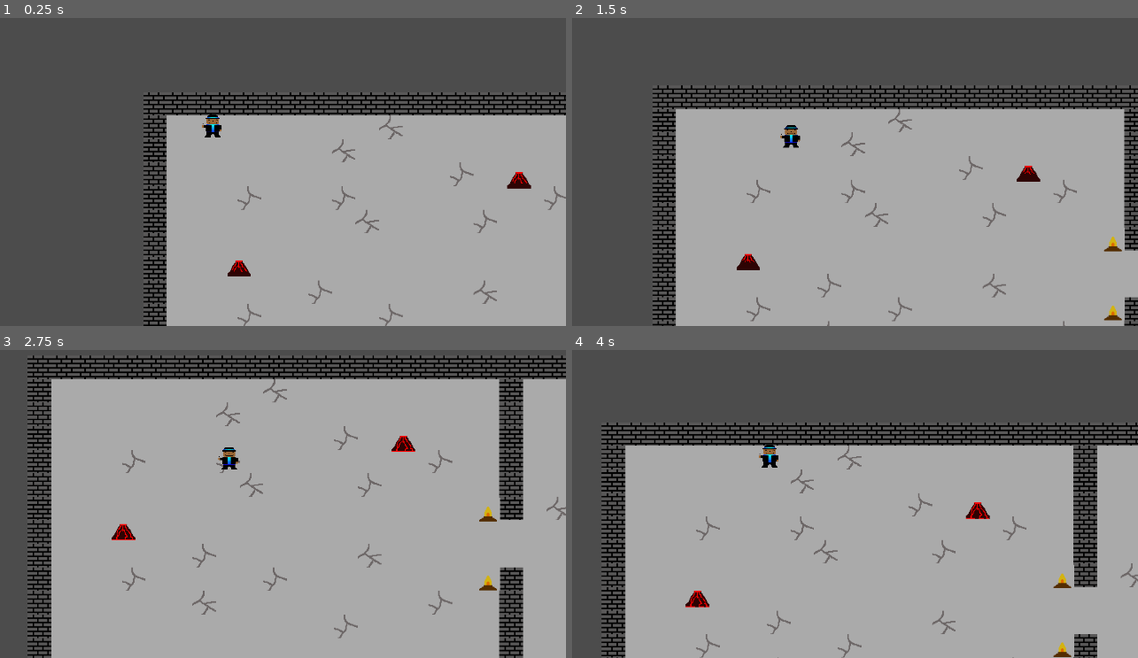
Above: before the commit, frames 1-4 (two rows, left to right).
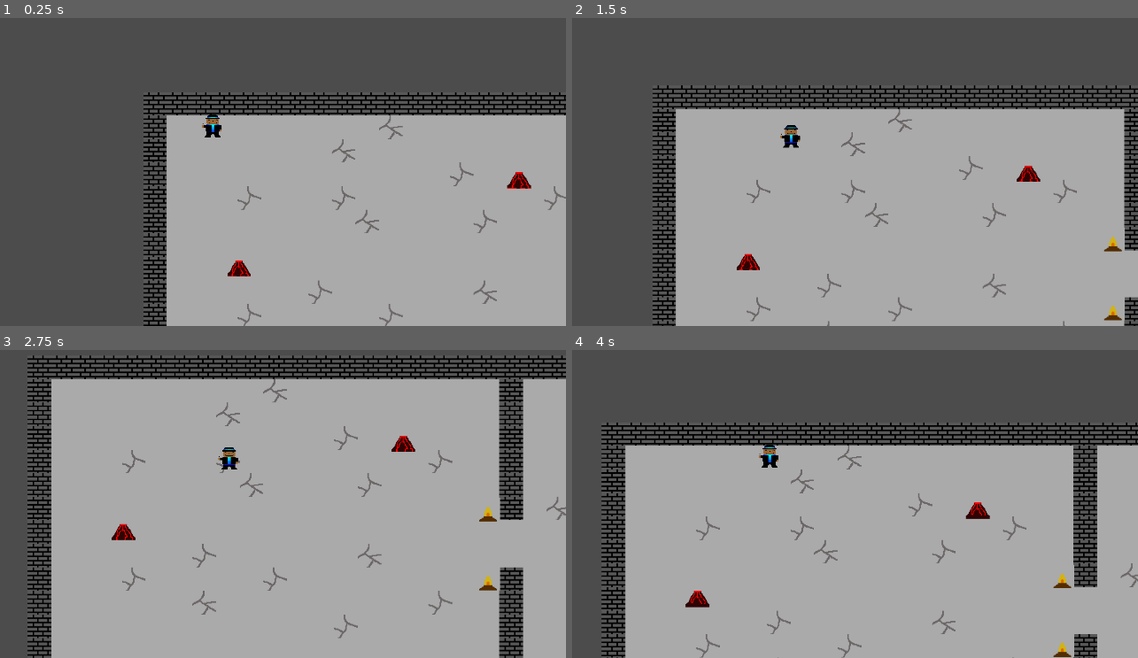
Above: after the commit, the same moments.

Repository: jamiealanmassey/fractured-knight
Game: Godot game, scene res://Resources/Planets/PlanetDefault/Levels/Level1.tscn
Two runs of this game, one before a commit and one after it. Both use one fixed random seed, a clock stepped at 60 frames per second and the inputs below. This scene is started directly instead of the project's main scene.
Inputs (mouse positions are in pixels of both pictures, inside the frame that each line leads up to):
- Up to frame 1 (0.25 s): no input
- Up to frame 2 (1.5 s): tap Enter (ui_accept) at 0.5, 0.77 s; move the mouse to (781, 125) at 0.52 s; hold D (right) 0.53-1.28 s; click (781, 125) at 0.67 s; move the mouse to (639, 147) at 1.27 s; hold S (down) from 1.28 s (still down)
- Up to frame 3 (2.75 s): tap Enter (ui_accept) at 1.52 s; move the mouse to (283, 371) at 2.02 s; release S (down) at 2.03 s; hold D (right) from 2.03 s (still down)
- Up to frame 4 (4 s): move the mouse to (747, 537) at 2.77 s; release D (right) at 2.78 s; hold W (up) 2.78-3.53 s; click (747, 537) at 2.92 s; tap Enter (ui_accept) at 3.02, 3.77 s; move the mouse to (996, 519) at 3.52 s; hold A (left) from 3.53 s (still down)

The runs differ from the first frame. In frame 1, less than 0.1% of the frame differs, in the area x 40-94%, y 53-84%; in frame 2, less than 0.1%, in the area x 29-83%, y 50-82%; in frame 3, less than 0.1%; in frame 4, less than 0.1%.

Commit message:
Added ending video

Diff:
--- a/Resources/Planets/PlanetDefault/Levels/Level1.tscn
+++ b/Resources/Planets/PlanetDefault/Levels/Level1.tscn
@@ -132,62 +132,67 @@
 [node name="AnimatedSprite2" parent="." index="19" instance=ExtResource( 5 )]
 
 position = Vector2( 260, 470 )
-frame = 0
+frame = 4
 
 [node name="AnimatedSprite3" parent="." index="20" instance=ExtResource( 5 )]
 
 position = Vector2( 3280, 340 )
-frame = 0
+frame = 4
 
 [node name="AnimatedSprite4" parent="." index="21" instance=ExtResource( 5 )]
 
 position = Vector2( 2950, 560 )
-frame = 0
+frame = 4
 
 [node name="AnimatedSprite5" parent="." index="22" instance=ExtResource( 5 )]
 
 position = Vector2( 1020, 230 )
-frame = 0
+frame = 4
 
 [node name="AnimatedSprite6" parent="." index="23" instance=ExtResource( 5 )]
 
 position = Vector2( 880, 860 )
-frame = 0
+frame = 4
 
 [node name="AnimatedSprite7" parent="." index="24" instance=ExtResource( 5 )]
 
 position = Vector2( 100, 1760 )
-frame = 0
+frame = 4
 
 [node name="AnimatedSprite8" parent="." index="25" instance=ExtResource( 5 )]
 
 position = Vector2( 1020, 1400 )
-frame = 0
+frame = 4
 
 [node name="AnimatedSprite10" parent="." index="26" instance=ExtResource( 5 )]
 
 position = Vector2( 1470, 1720 )
+frame = 2
 
 [node name="AnimatedSprite11" parent="." index="27" instance=ExtResource( 5 )]
 
 position = Vector2( 2360, 1450 )
+frame = 2
 
 [node name="AnimatedSprite12" parent="." index="28" instance=ExtResource( 5 )]
 
 position = Vector2( 1400, 2570 )
+frame = 2
 
 [node name="AnimatedSprite13" parent="." index="29" instance=ExtResource( 5 )]
 
 position = Vector2( 3280, 1700 )
+frame = 2
 
 [node name="AnimatedSprite9" parent="." index="30" instance=ExtResource( 5 )]
 
 position = Vector2( 480, 1890 )
+frame = 2
 
 [node name="AnimatedSprite15" parent="." index="31" instance=ExtResource( 5 )]
 
 position = Vector2( 100, 1890 )
-frame = 0
+frame = 4
 
 [node name="Sprite2" type="Sprite" parent="." index="32"]
 
Not shown, added: Resources/Planets/PlanetDefault/.DS_Store
Not shown, added: Resources/Planets/PlanetDefault/Ending/End of game.mp4
